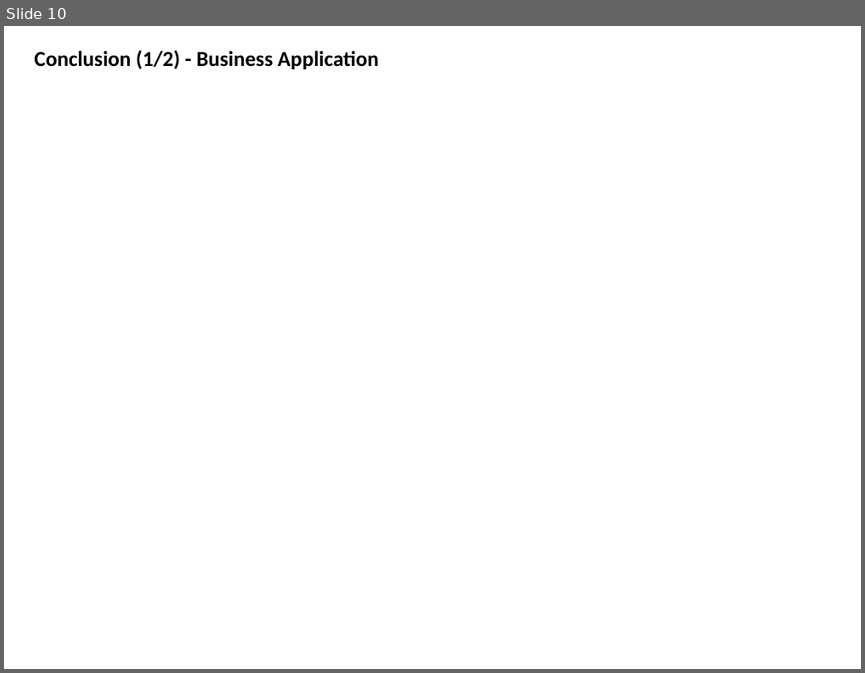
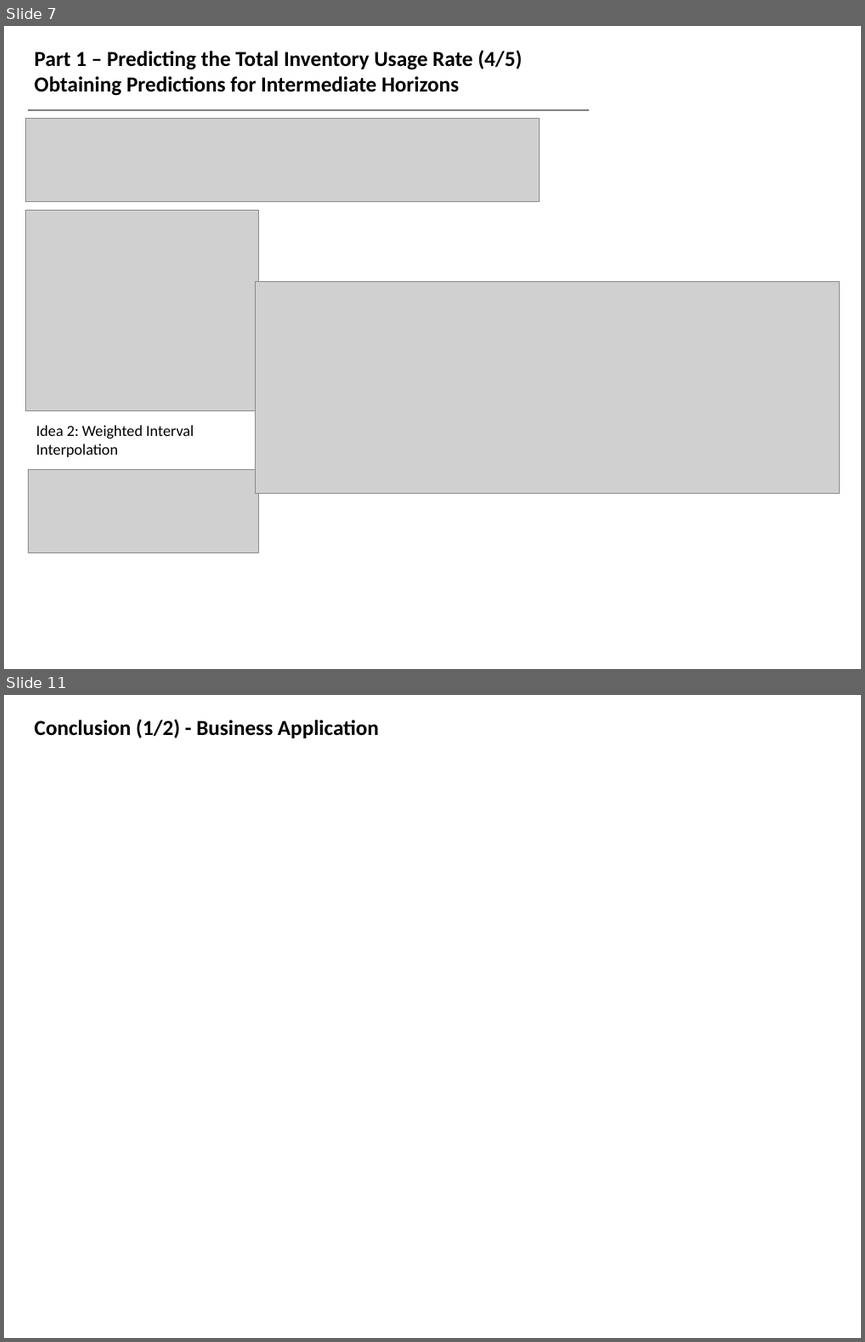
Before and after one commit to clairehur/project, a slide deck: with_god.pptx. Shown one above the other, each under a label of ours: slide 10 before the commit, slides 7 and 11 after it; the slides between them are not shown. The pictures are 865x673 and 865x1342 pixels, drawn with LibreOffice and Linux fonts; fonts in the diff are those of the drawing; grey boxes stand for pictures. Boxes give left, top, right and bottom in pixels: in the first picture for what was removed or moved away, otherwise in the second. Text is boxed around its words. In the diff, an @@ line names an element or a change of style, - is before the commit and + after.

```diff
--- a/with_god.pptx
+++ b/with_god.pptx
@@ slide 7 added at (4,26,861,669), background #FFFFFF @@
@@ text added at (35,50,522,96), 18 pt, text #000000, bold @@
+Part 1 – Predicting the Total Inventory Usage Rate (4/5)
+Obtaining Predictions for Intermediate Horizons
@@ picture added at (26,119,540,202) @@
@@ line added from (28, 110) to (589, 110), #808080 1.5 pt @@
@@ picture added at (26,210,259,411) @@
@@ picture added at (255,281,839,493) @@
@@ text added at (36,425,194,457), 13 pt, text #000000 @@
+Idea 2: Weighted Interval Interpolation
@@ picture added at (28,469,258,552) @@
@@ what was slide 10 is now slide 11 @@
```
Also in this commit, not shown: 7 slides changed.
